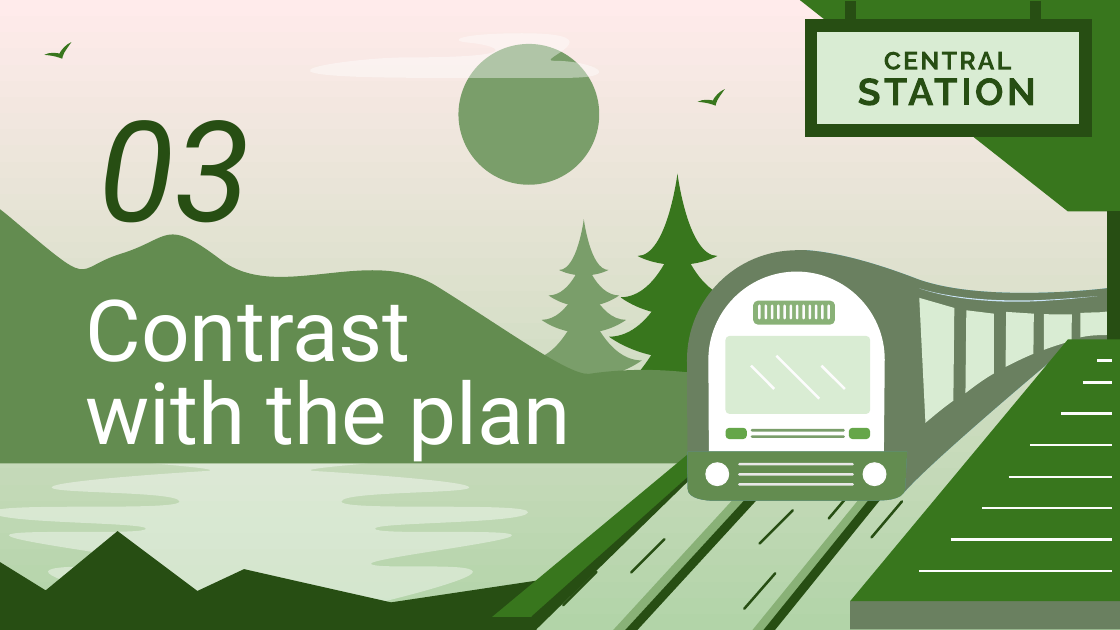
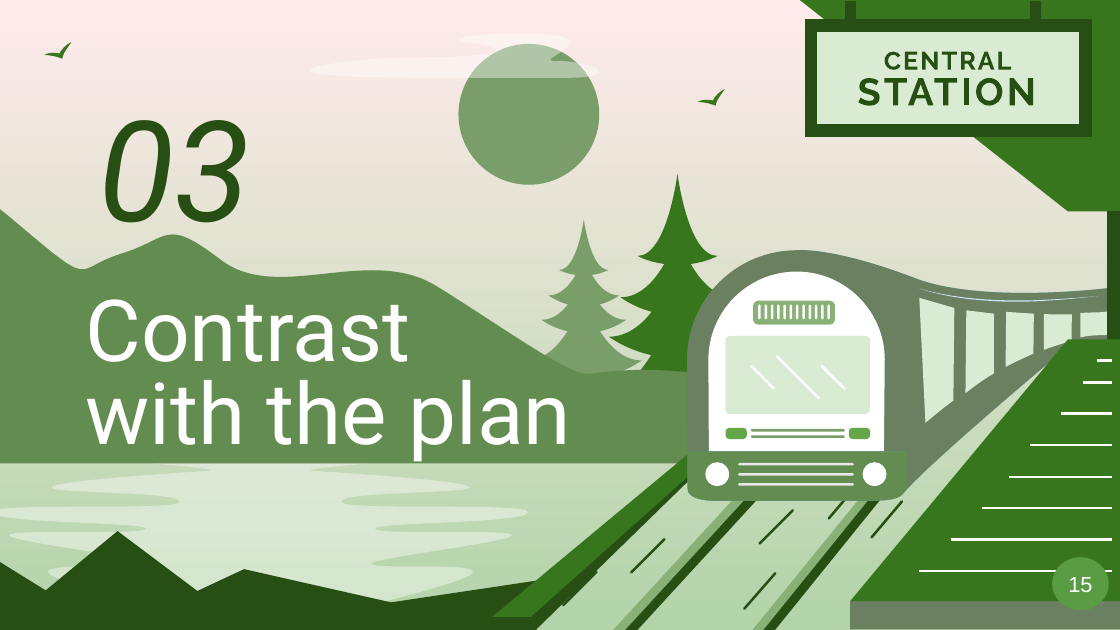
Before and after one commit to Smoother19/MusicAnimation, a slide deck: slide 15 of docs/presentation/PresAlpha.pptx. Drawn at 1120x630 pixels with LibreOffice and Linux fonts; fonts in the diff are those of the drawing. Boxes give left, top, right and bottom in pixels: in the first picture for what was removed or moved away, otherwise in the second. Text is boxed around its words. In the diff, an @@ line names an element or a change of style, - is before the commit and + after.

```diff
--- a/docs/presentation/PresAlpha.pptx
+++ b/docs/presentation/PresAlpha.pptx
@@ freeform shape added at (x1=1052, y1=558, x2=1109, y2=610), fill #599C43, 14 pt, text #FFFFFF @@
+15
```
Also in this commit, not shown: 20 other slides changed.
